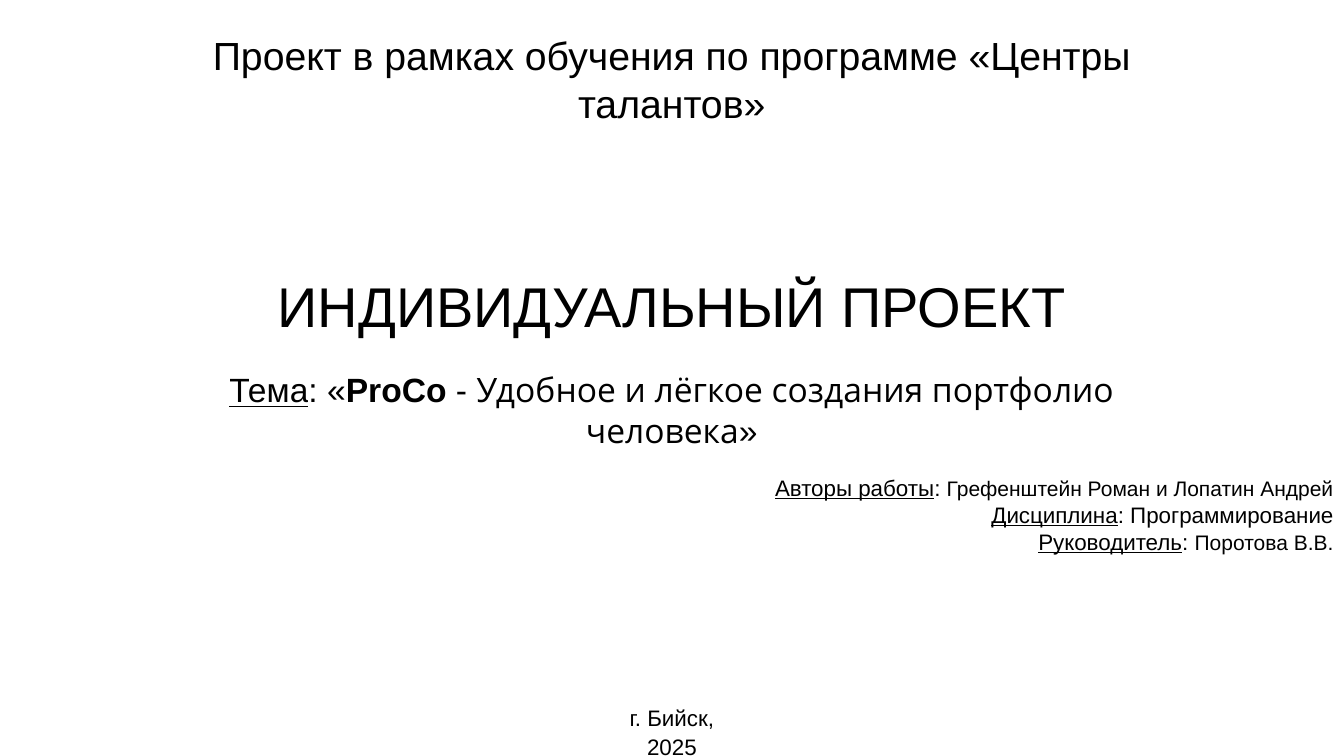
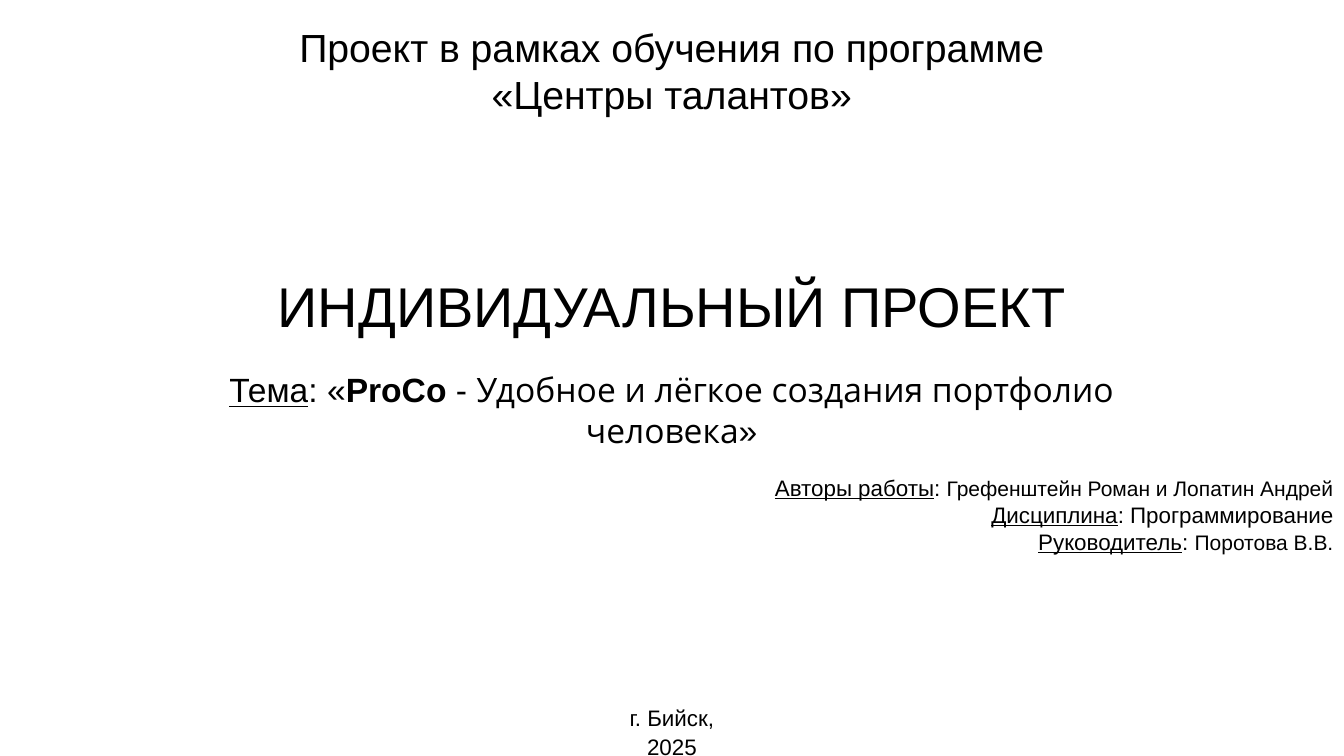
Before and after one commit to BaCat86/ProCo-python, a slide deck: slide 1 of Docs/Презентация/Individualny_proekt_ProCo.pptx. Drawn at 1344x756 pixels with LibreOffice and Linux fonts; fonts in the diff are those of the drawing. Boxes give left, top, right and bottom in pixels: in the first picture for what was removed or moved away, otherwise in the second. Text is boxed around its words. In the diff, an @@ line names an element or a change of style, - is before the commit and + after.

```diff
--- a/Docs/Презентация/Individualny_proekt_ProCo.pptx
+++ b/Docs/Презентация/Individualny_proekt_ProCo.pptx
@@ text at (299,33,1044,117): text changed @@
-Проект в рамках обучения по программе «Центры талантов»
+Проект в рамках обучения по программе
+«Центры талантов»
```
Also in this commit, not shown: 10 other slides changed, 1 other file.
